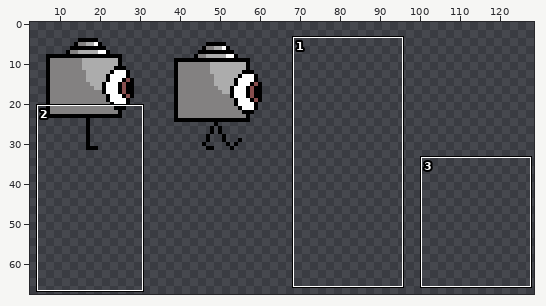
Two states of a sprite sheet, LunarIllusions/Content/Player/player.png. The picture above shows the old version from afar; the outline marks the close-up.
Close-up. Old version:
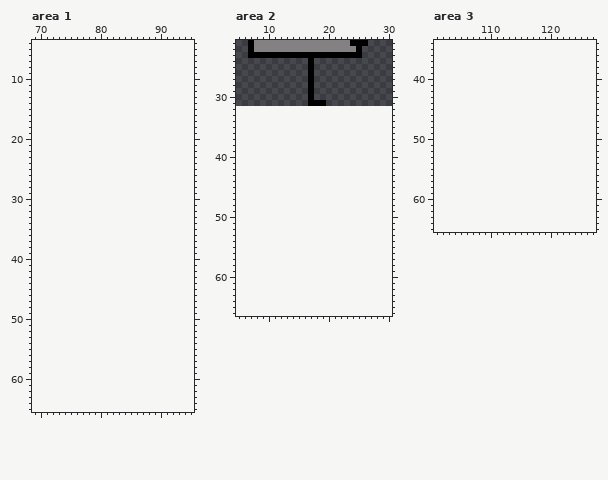
The file is 64x32 pixels. Colours within 5 levels of each other are drawn and written as one. Shown: area 1: x 69..95, y 4..65; area 2: x 5..30, y 21..66; area 3: x 101..127, y 34..65. The old version is drawn lined up with the new one, on the new canvas. The wide view leaves out empty margins. The commit also changed other parts of the picture, which this record leaves out.
Now the later version:
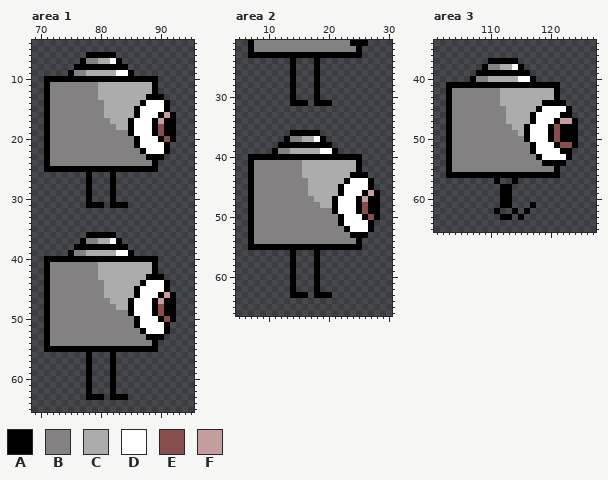
Palette (. is transparent): A #000000  B #838181  C #acacac  D #ffffff  E #874e4e  F #c49e9e
The edit:
canvas 64x32 -> 256x256, the old top-left corner now at 1,0
Area 1:
y 6: x 78..82 ..... -> AAAAA
y 7: x 77..83 ....... -> ABBCCDA
y 8: x 76..84 ......... -> AAAAAAAAA
y 9: x 75..85 ........... -> ABBCCCCCDDA
y 10: x 71..89 ................... -> AAAAAAAAAAAAAAAAAAA
y 11..12: x 71..89 ................... -> ABBBBBBBBCCCCCCCCCA
y 13: x 71..90 .................... -> ABBBBBBBBCCCCCCCCAAA
y 14: x 71..91 ..................... -> ABBBBBBBBBCCCCCCADDDA
y 15: x 71..91 ..................... -> ABBBBBBBBBCCCCCADDDDA
y 16: x 71..92 ...................... -> ABBBBBBBBBCCCCCADDDAFA
y 17: x 71..92 ...................... -> ABBBBBBBBBBCCCADDDAFAA
y 18: x 71..92 ...................... -> ABBBBBBBBBBBCCADDDAEAA
y 19: x 71..92 ...................... -> ABBBBBBBBBBBBBADDDAEAA
y 20: x 71..92 ...................... -> ABBBBBBBBBBBBBBADDDAEA
y 21: x 71..91 ..................... -> ABBBBBBBBBBBBBBADDDDA
y 22: x 71..91 ..................... -> ABBBBBBBBBBBBBBBADDDA
y 23: x 71..90 .................... -> ABBBBBBBBBBBBBBBBAAA
y 24: x 71..89 ................... -> ABBBBBBBBBBBBBBBBBA
y 25: x 71..89 ................... -> AAAAAAAAAAAAAAAAAAA
y 26..30: x 78 . -> A; x 82 . -> A
y 31: x 78..80 ... -> AAA; x 82..84 ... -> AAA
y 36: x 78..82 ..... -> AAAAA
y 37: x 77..83 ....... -> ABBCCDA
y 38: x 76..84 ......... -> AAAAAAAAA
y 39: x 75..85 ........... -> ABBCCCCCDDA
y 40: x 71..89 ................... -> AAAAAAAAAAAAAAAAAAA
y 41..42: x 71..89 ................... -> ABBBBBBBBCCCCCCCCCA
y 43: x 71..90 .................... -> ABBBBBBBBCCCCCCCCAAA
y 44: x 71..91 ..................... -> ABBBBBBBBBCCCCCCADDDA
y 45: x 71..91 ..................... -> ABBBBBBBBBCCCCCADDDDA
y 46: x 71..92 ...................... -> ABBBBBBBBBCCCCCADDDAFA
y 47: x 71..92 ...................... -> ABBBBBBBBBBCCCADDDAFAA
y 48: x 71..92 ...................... -> ABBBBBBBBBBBCCADDDAEAA
y 49: x 71..92 ...................... -> ABBBBBBBBBBBBBADDDAEAA
y 50: x 71..92 ...................... -> ABBBBBBBBBBBBBBADDDAEA
y 51: x 71..91 ..................... -> ABBBBBBBBBBBBBBADDDDA
y 52: x 71..91 ..................... -> ABBBBBBBBBBBBBBBADDDA
y 53: x 71..90 .................... -> ABBBBBBBBBBBBBBBBAAA
y 54: x 71..89 ................... -> ABBBBBBBBBBBBBBBBBA
y 55: x 71..89 ................... -> AAAAAAAAAAAAAAAAAAA
y 56..62: x 78 . -> A; x 82 . -> A
y 63: x 78..80 ... -> AAA; x 82..84 ... -> AAA
Area 2:
y 24..30: x 14 . -> A; x 17..18 A. -> .A
y 31: x 14..17 ...A -> AAA.; x 20 . -> A
y 36: x 14..18 ..... -> AAAAA
y 37: x 13..19 ....... -> ABBCCDA
y 38: x 12..20 ......... -> AAAAAAAAA
y 39: x 11..21 ........... -> ABBCCCCCDDA
y 40: x 7..25 ................... -> AAAAAAAAAAAAAAAAAAA
y 41..42: x 7..25 ................... -> ABBBBBBBBCCCCCCCCCA
y 43: x 7..26 .................... -> ABBBBBBBBCCCCCCCCAAA
y 44: x 7..27 ..................... -> ABBBBBBBBBCCCCCCADDDA
y 45: x 7..27 ..................... -> ABBBBBBBBBCCCCCADDDDA
y 46: x 7..28 ...................... -> ABBBBBBBBBCCCCCADDDAFA
y 47: x 7..28 ...................... -> ABBBBBBBBBBCCCADDDAFAA
y 48: x 7..28 ...................... -> ABBBBBBBBBBBCCADDDAEAA
y 49: x 7..28 ...................... -> ABBBBBBBBBBBBBADDDAEAA
y 50: x 7..28 ...................... -> ABBBBBBBBBBBBBBADDDAEA
y 51: x 7..27 ..................... -> ABBBBBBBBBBBBBBADDDDA
y 52: x 7..27 ..................... -> ABBBBBBBBBBBBBBBADDDA
y 53: x 7..26 .................... -> ABBBBBBBBBBBBBBBBAAA
y 54: x 7..25 ................... -> ABBBBBBBBBBBBBBBBBA
y 55: x 7..25 ................... -> AAAAAAAAAAAAAAAAAAA
y 56..62: x 14 . -> A; x 18 . -> A
y 63: x 14..16 ... -> AAA; x 18..20 ... -> AAA
Area 3:
y 37: x 110..114 ..... -> AAAAA
y 38: x 109..115 ....... -> ABBCCDA
y 39: x 108..116 ......... -> AAAAAAAAA
y 40: x 107..117 ........... -> ABBCCCCCDDA
y 41: x 103..121 ................... -> AAAAAAAAAAAAAAAAAAA
y 42..43: x 103..121 ................... -> ABBBBBBBBCCCCCCCCCA
y 44: x 103..122 .................... -> ABBBBBBBBCCCCCCCAAAA
y 45: x 103..123 ..................... -> ABBBBBBBBBCCCCCADDDDA
y 46: x 103..123 ..................... -> ABBBBBBBBBCCCCADDDDAA
y 47: x 103..124 ...................... -> ABBBBBBBBBCCCCADDDAFFA
y 48: x 103..124 ...................... -> ABBBBBBBBBBCCADDDAEAAA
y 49: x 103..124 ...................... -> ABBBBBBBBBBBCADDDAEAAA
y 50: x 103..124 ...................... -> ABBBBBBBBBBBBADDDAEAAA
y 51: x 103..124 ...................... -> ABBBBBBBBBBBBBADDDAEEA
y 52: x 103..123 ..................... -> ABBBBBBBBBBBBBADDDDAA
y 53: x 103..123 ..................... -> ABBBBBBBBBBBBBBADDDDA
y 54: x 103..122 .................... -> ABBBBBBBBBBBBBBBAAAA
y 55: x 103..121 ................... -> ABBBBBBBBBBBBBBBBBA
y 56: x 103..121 ................... -> AAAAAAAAAAAAAAAAAAA
y 57: x 111 . -> A; x 114 . -> A
y 58..60: x 112..113 .. -> AA
y 61: x 112..113 .. -> AA; x 117 . -> A
y 62: x 111 . -> A; x 114 . -> A; x 116 . -> A
y 63: x 112..113 .. -> AA; x 115 . -> A
